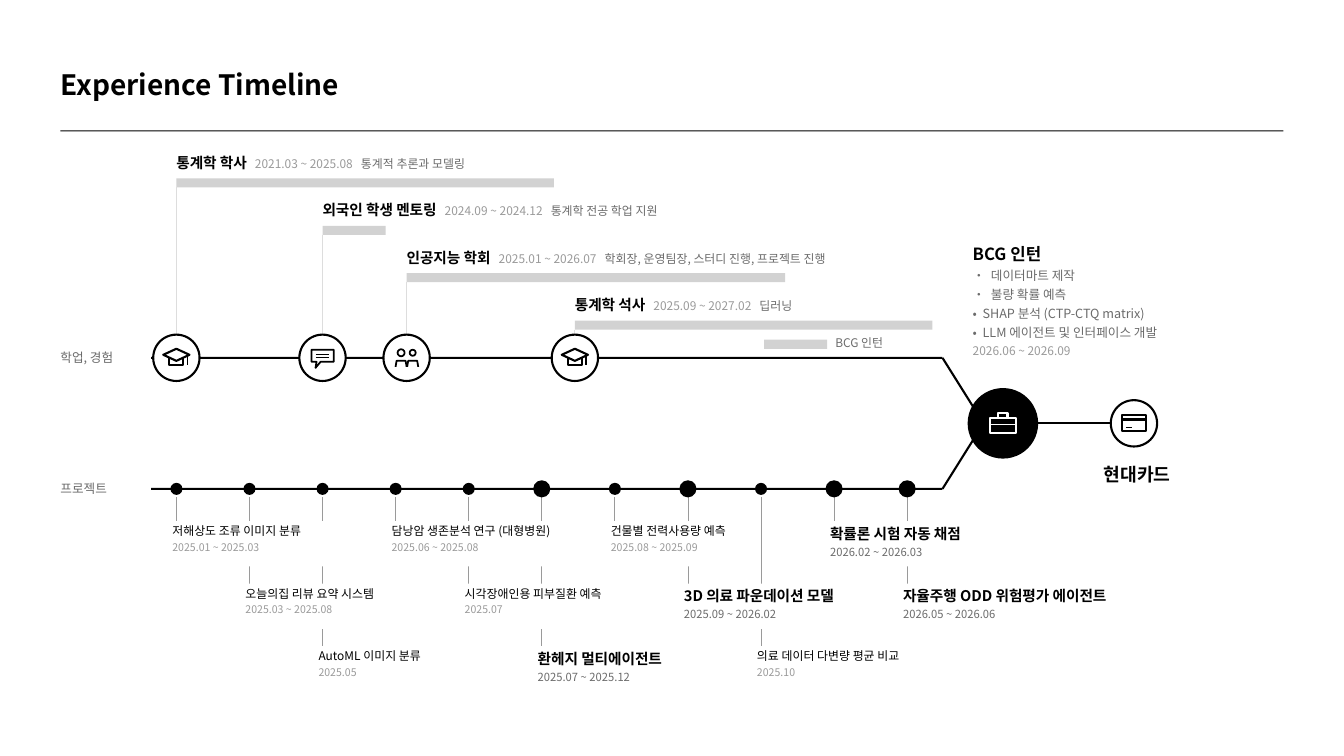
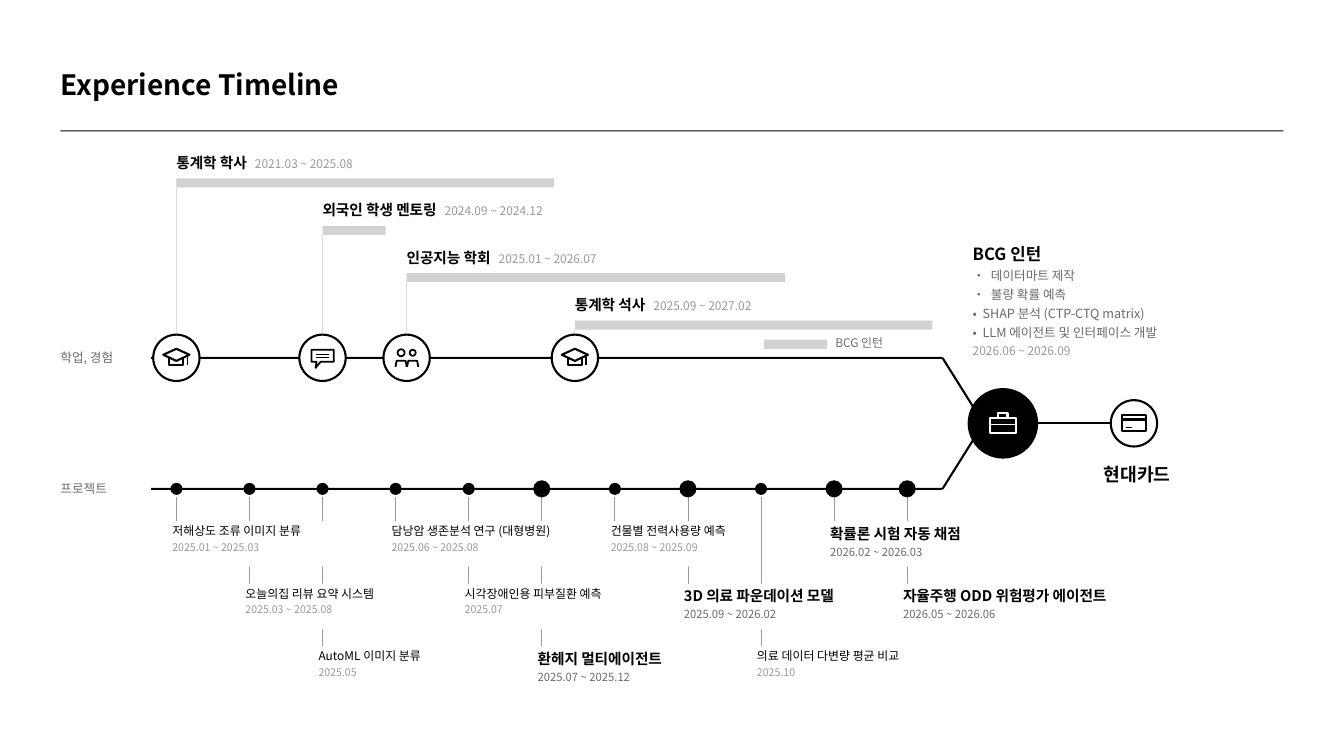
Before and after one commit to kjhoeakjy/csm-auto, a slide deck: slide 1 of ppt/역량PT_김연주.pptx. Drawn at 1344x756 pixels with LibreOffice and Linux fonts; fonts in the diff are those of the drawing. Boxes give left, top, right and bottom in pixels: in the first picture for what was removed or moved away, otherwise in the second. Text is boxed around its words. In the diff, an @@ line names an element or a change of style, - is before the commit and + after.

```diff
--- a/ppt/역량PT_김연주.pptx
+++ b/ppt/역량PT_김연주.pptx
@@ text at (176,155,353,170): text changed @@
-통계학 학사 2021.03 ~ 2025.08 통계적 추론과 모델링
+통계학 학사 2021.03 ~ 2025.08
@@ text at (323,202,543,217): text changed @@
-외국인 학생 멘토링 2024.09 ~ 2024.12 통계학 전공 학업 지원
+외국인 학생 멘토링 2024.09 ~ 2024.12
@@ text at (407,250,597,265): text changed; text colour #6B6B6B to #9A9A9A @@
-인공지능 학회 2025.01 ~ 2026.07 학회장, 운영팀장, 스터디 진행, 프로젝트 진행
+인공지능 학회 2025.01 ~ 2026.07
@@ text at (575,297,751,312): text changed @@
-통계학 석사 2025.09 ~ 2027.02 딥러닝
+통계학 석사 2025.09 ~ 2027.02
```
Also in this commit, not shown: 3 other files.
